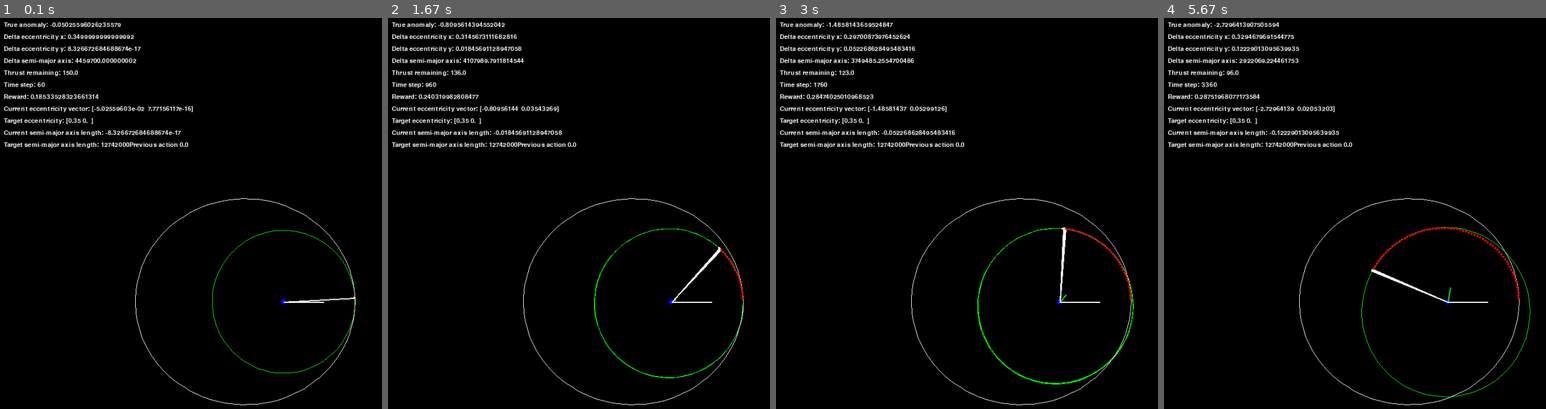
Above: before the commit, frames 1-4 (left to right).
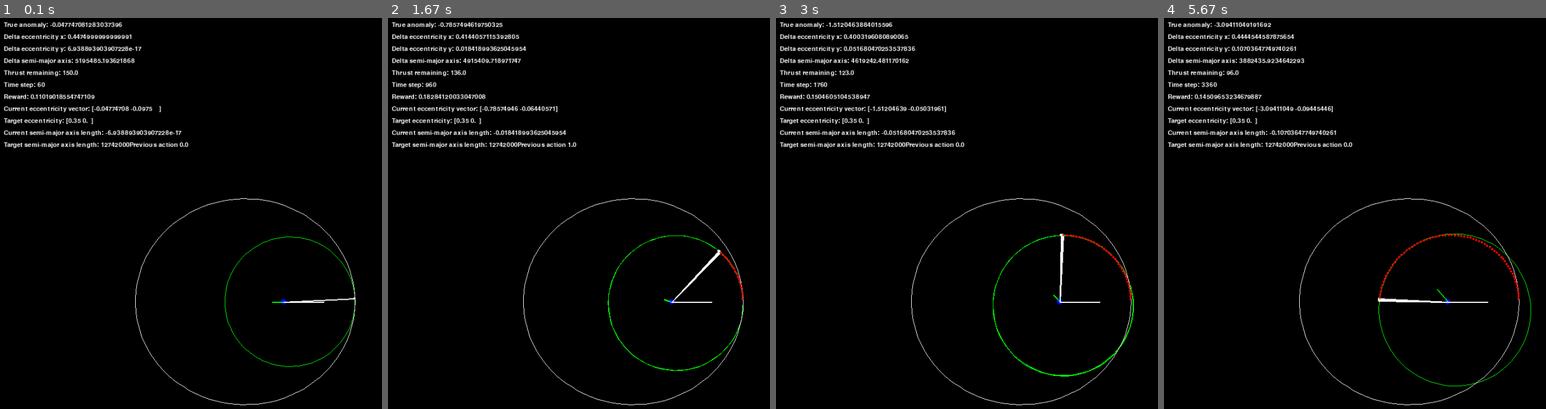
Above: after the commit, the same moments.

Repository: degtrdg/hohmann-transfer-rl
Game: pygame game, started from game.py
Same seed, same stepped clock (60 frames per second), same inputs: the game is played once before the commit and once after it.
Inputs:
- Up to frame 1 (0.1 s): no input
- Up to frame 2 (1.67 s): tap Space at 0.33, 0.73, 1.03, 1.23, 1.57 s
- Up to frame 3 (3 s): tap Space at 1.87, 2.07, 2.37, 2.63, 2.97 s
- Up to frame 4 (5.67 s): tap Space at 3.27, 3.4, 3.8, 4.1, 4.47, 4.87, 5.17, 5.37 s

The runs differ from the first frame. In frame 1, 1.7% of the frame differs, in the area x 10-94%, y 1-91%; in frame 2, 1.9%; in frame 3, 2.1%; in frame 4, 2.4%, in the area x 9-97%, y 1-98%.

Commit message:
Fixed bug with continuity state for reward

Diff:
--- a/SimpleBurnEnv.py
+++ b/SimpleBurnEnv.py
@@ -108,7 +108,9 @@
         # The terms (2*delta_a/((target[1]-self.a0))) and (delta_e/(self.target[1]) are normalization terms,
         # which adjust the magnitudes of delta_a and delta_e relative to the range of possible semi-major axes and eccentricities.
         # The squaring and exponential functions make sure that the reward changes smoothly and has nice mathematical properties.
-        return np.exp(-((delta_a)**2 + (delta_e)**2)) + continuity_reward + action*0.05
+        # return np.exp(-((delta_a)**2 + (delta_e)**2)) + continuity_reward + action*0.05
+        # incentivize thrusting
+        return np.exp(-((delta_a)**2 + (delta_e)**2)) + continuity_reward*1.2 + action*0.05
 
     def step(self, action, dt=10):
         # TODO: Add further terminal conditions and reward
@@ -149,6 +151,7 @@
         # If the action was to thrust, decrease the amount of remaining thrust.
         if action != 0:
             self.state[4] -= 1
+        self.state[5] = action
 
         # Calculate the reward for the current state.
         reward = self.reward(self.state, action)
@@ -175,7 +178,7 @@
 
         # Set the initial position and velocity of the spaceship.
         pos = self.r2_0
-        vel = self.v2_0
+        vel = self.v2_0 * 0.95
 
         if target is None:
             self.target = om.a_constrained_orbit(self.tbr, r=np.linalg.norm(pos)/self.tbr.r1, a=self.target_a, theta=theta)
